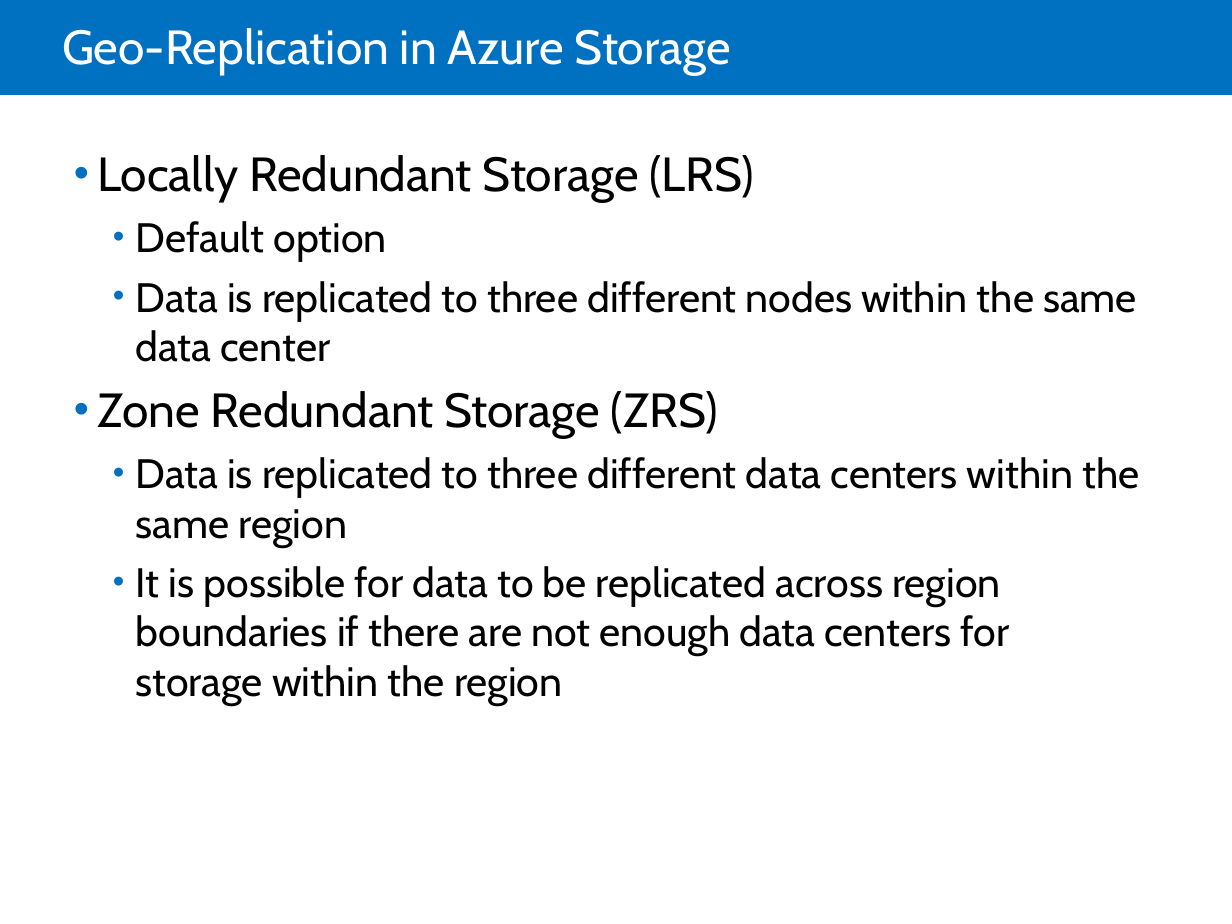
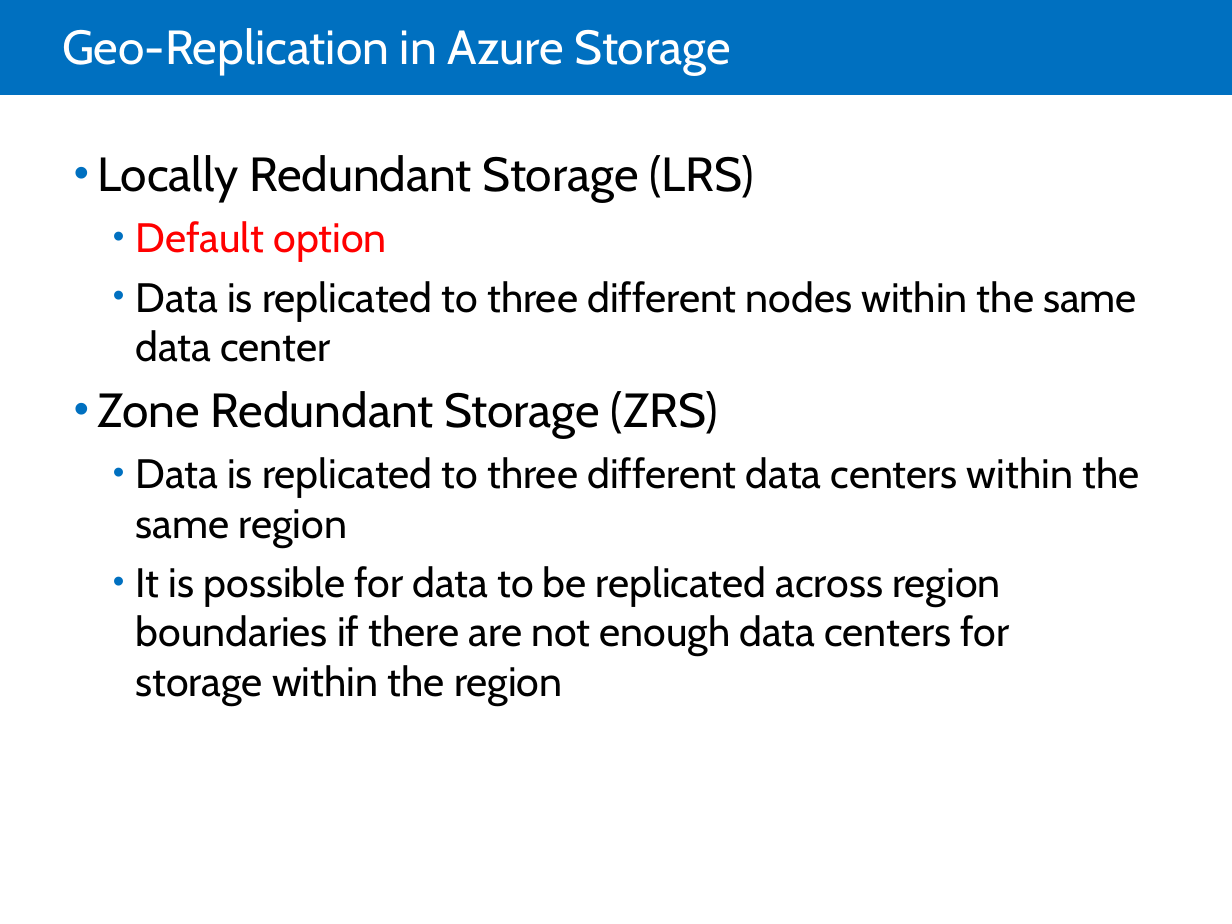
Before and after one commit to LarsKjeldsen/Kursus-az203, a slide deck: slide 7 of MOC/Module 06 Storing Tabular data/20532C-06.pptx. Drawn at 1232x924 pixels with LibreOffice and Linux fonts; fonts in the diff are those of the drawing. Boxes give left, top, right and bottom in pixels: in the first picture for what was removed or moved away, otherwise in the second. Text is boxed around its words. In the diff, an @@ line names an element or a change of style, - is before the commit and + after.

```diff
--- a/MOC/Module 06 Storing Tabular data/20532C-06.pptx
+++ b/MOC/Module 06 Storing Tabular data/20532C-06.pptx
@@ text at <box>136,221,386,262</box>: text colour #000000 to #FF0000 in "Default option" @@
```
Also in this commit, not shown: 7 other slides changed, 1 other file.
